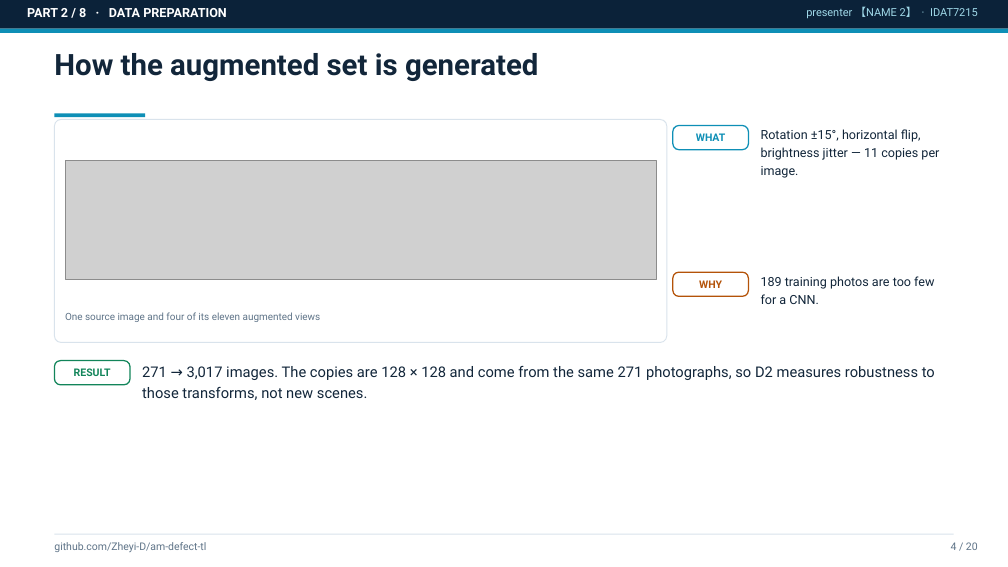
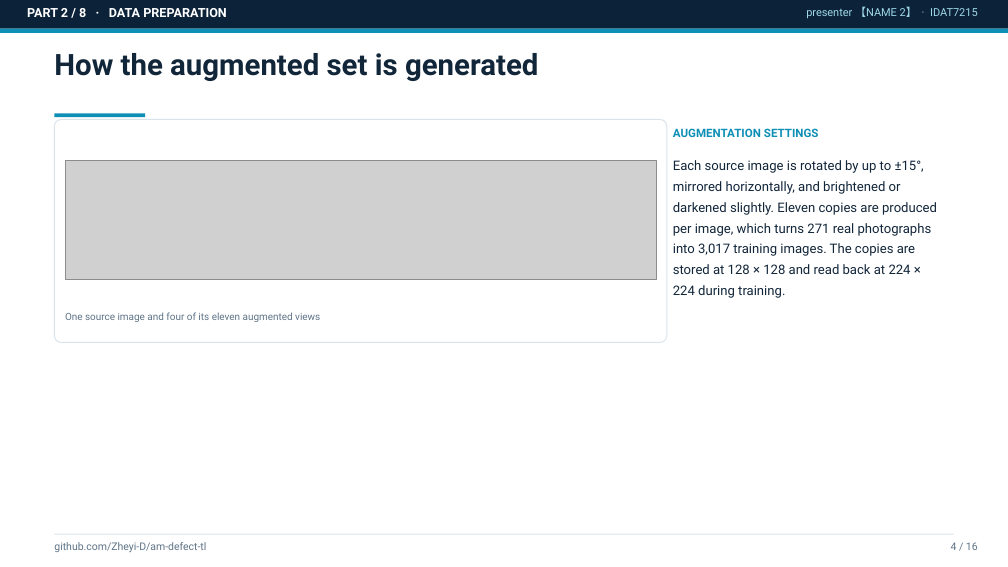
Before and after one commit to Zheyi-D/am-defect-tl, a slide deck: slide 4 of reports/slides_draft.pptx. Drawn at 1008x567 pixels with LibreOffice and Linux fonts; fonts in the diff are those of the drawing; grey boxes stand for pictures. Boxes give left, top, right and bottom in pixels: in the first picture for what was removed or moved away, otherwise in the second. Text is boxed around its words. In the diff, an @@ line names an element or a change of style, - is before the commit and + after.

Commit message:
feat(slides): 16-page deck scoped to data preparation, model training and dataset results — 60-90 words of factual text per page, no WHAT/WHY/RESULT labels, analysis pages removed, demo placeholder kept

```diff
--- a/reports/slides_draft.pptx
+++ b/reports/slides_draft.pptx
@@ rounded rectangle removed at bbox=[673, 126, 749, 150] @@
@@ text added at bbox=[673, 128, 819, 137], 11 pt, text #0E8FB6, bold @@
+AUGMENTATION SETTINGS
@@ text removed at bbox=[696, 133, 726, 141] @@
-WHAT
@@ text removed at bbox=[761, 129, 939, 178] @@
-Rotation ±15°, horizontal flip, brightness jitter — 11 copies per image.
@@ text added at bbox=[673, 160, 937, 298], 12.5 pt, text #12263A @@
+Each source image is rotated by up to ±15°, mirrored horizontally, and brightened or darkened slightly. Eleven copies are produced per image, which turns 271 real photographs into 3,017 training images. The copies are stored at 128 × 128 and read back at 224 × 224 during training.
@@ rounded rectangle removed at bbox=[673, 272, 749, 296] @@
@@ text removed at bbox=[699, 280, 722, 288] @@
-WHY
@@ text removed at bbox=[761, 276, 934, 304] @@
-189 training photos are too few for a CNN.
@@ rounded rectangle removed at bbox=[54, 361, 130, 385] @@
@@ text removed at bbox=[74, 368, 111, 376] @@
-RESULT
@@ text removed at bbox=[142, 366, 935, 400] @@
-271 → 3,017 images. The copies are 128 × 128 and come from the same 271 photographs, so D2 measures robustness to those transforms, not new scenes.
@@ text at bbox=[951, 542, 978, 550]: text changed @@
-4 / 20
+4 / 16
```
Also in this commit, not shown: 12 other slides changed, 3 slides added, 7 slides removed, 3 other files.
